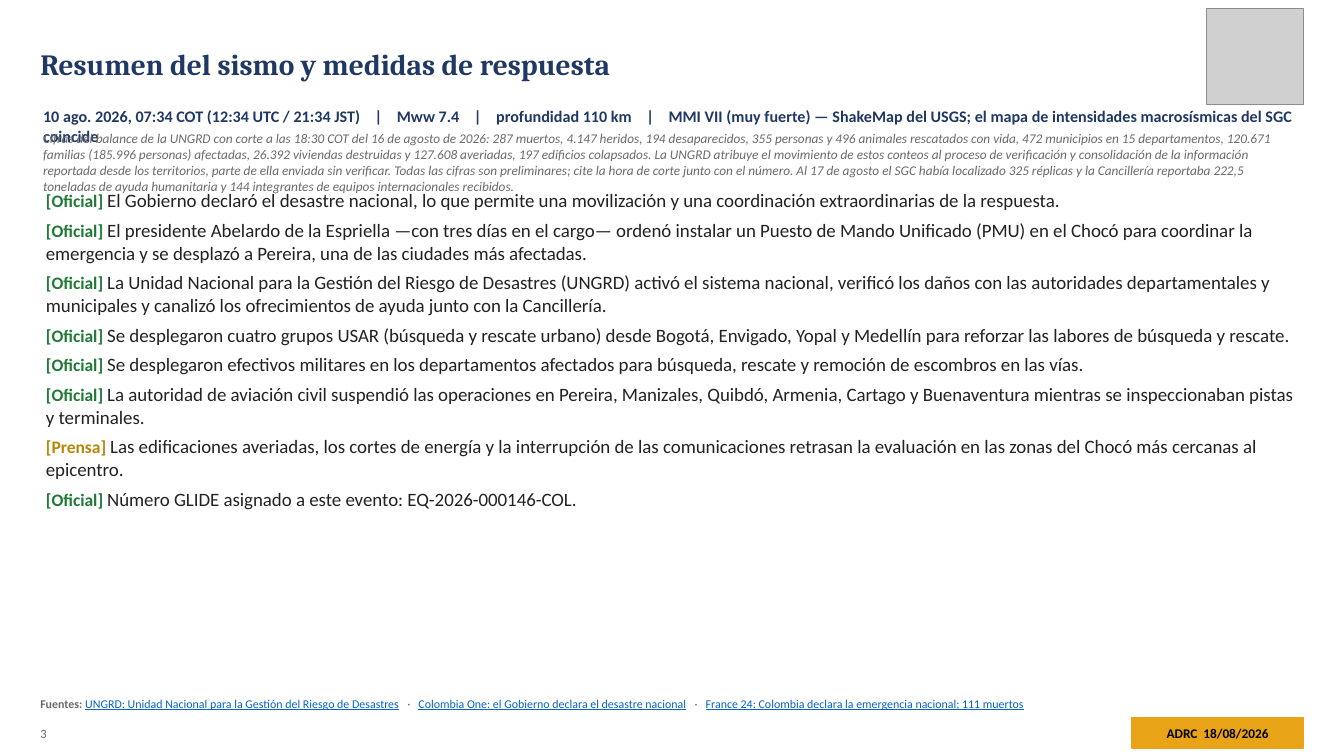
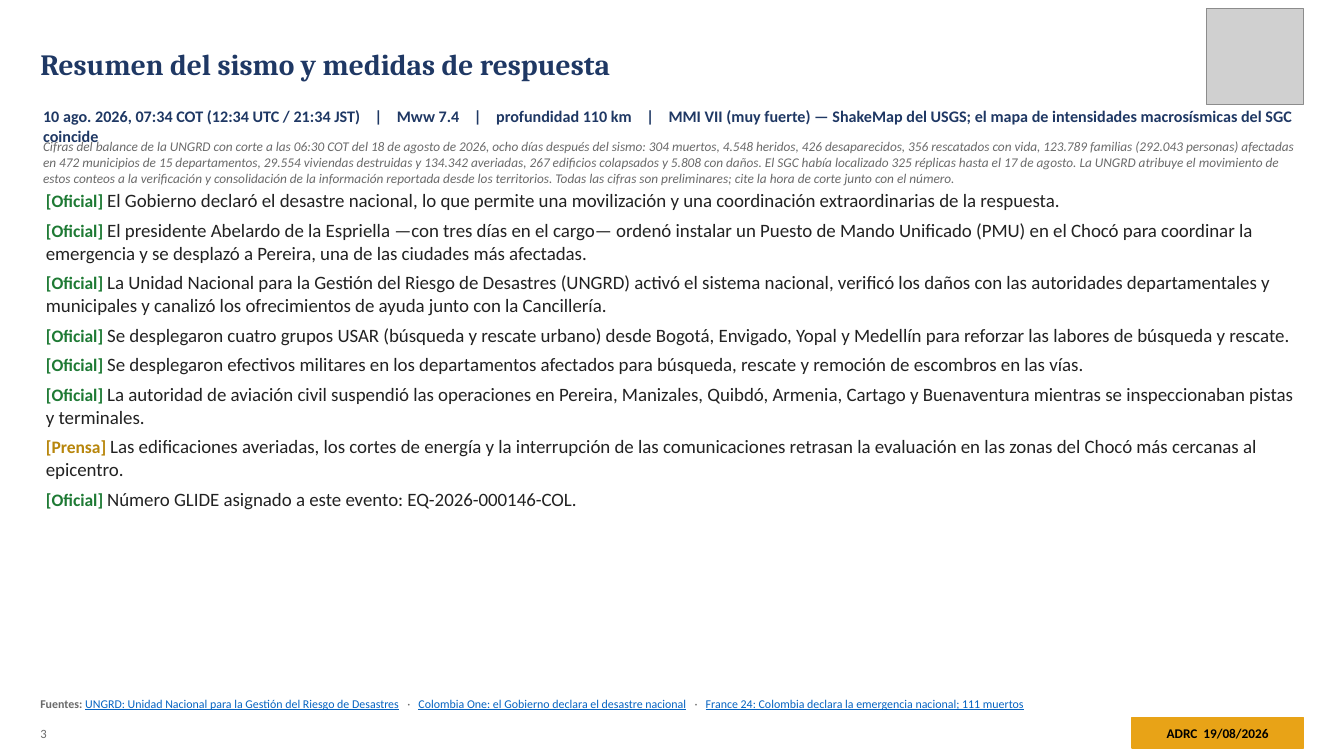
Before and after one commit to kochobi-max/whatsmap, a slide deck: slide 3 of reports/colombia_eq_20260810/output/ADRC_EQ_COL_Choco_20260810_ES.pptx. Drawn at 1344x756 pixels with LibreOffice and Linux fonts; fonts in the diff are those of the drawing; grey boxes stand for pictures. Boxes give left, top, right and bottom in pixels: in the first picture for what was removed or moved away, otherwise in the second. Text is boxed around its words. In the diff, an @@ line names an element or a change of style, - is before the commit and + after.

```diff
--- a/reports/colombia_eq_20260810/output/ADRC_EQ_COL_Choco_20260810_ES.pptx
+++ b/reports/colombia_eq_20260810/output/ADRC_EQ_COL_Choco_20260810_ES.pptx
@@ text at [43,140,1293,185]: text changed @@
-Cifras del balance de la UNGRD con corte a las 18:30 COT del 16 de agosto de 2026: 287 muertos, 4.147 heridos, 194 desaparecidos, 355 personas y 496 animales rescatados con vida, 472 municipios en 15 departamentos, 120.671 familias (185.996 personas) afectadas, 26.392 viviendas destruidas y 127.608 averiadas, 197 edificios colapsados. La UNGRD atribuye el movimiento de estos conteos al proceso de verificación y consolidación de la información reportada desde los territorios, parte de ella enviada sin verificar. Todas las cifras son preliminares; cite la hora de corte junto con el número. Al 17 de agosto el SGC había localizado 325 réplicas y la Cancillería reportaba 222,5 toneladas de ayuda humanitaria y 144 integrantes de equipos internacionales recibidos.
+Cifras del balance de la UNGRD con corte a las 06:30 COT del 18 de agosto de 2026, ocho días después del sismo: 304 muertos, 4.548 heridos, 426 desaparecidos, 356 rescatados con vida, 123.789 familias (292.043 personas) afectadas en 472 municipios de 15 departamentos, 29.554 viviendas destruidas y 134.342 averiadas, 267 edificios colapsados y 5.808 con daños. El SGC había localizado 325 réplicas hasta el 17 de agosto. La UNGRD atribuye el movimiento de estos conteos a la verificación y consolidación de la información reportada desde los territorios. Todas las cifras son preliminares; cite la hora de corte junto con el número.
@@ text at [1167,728,1268,739]: text changed @@
-ADRC 18/08/2026
+ADRC 19/08/2026
```
Also in this commit, not shown: 36 other slides changed, 8 other files.
